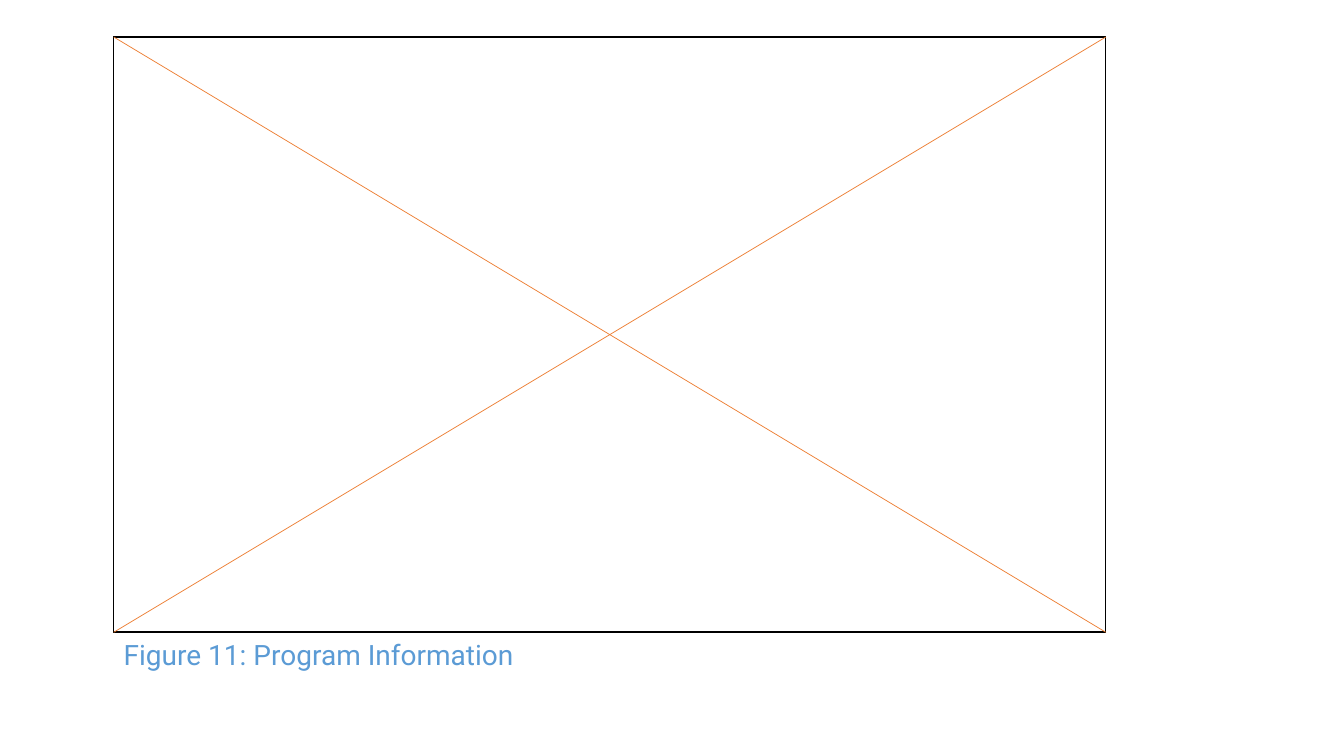
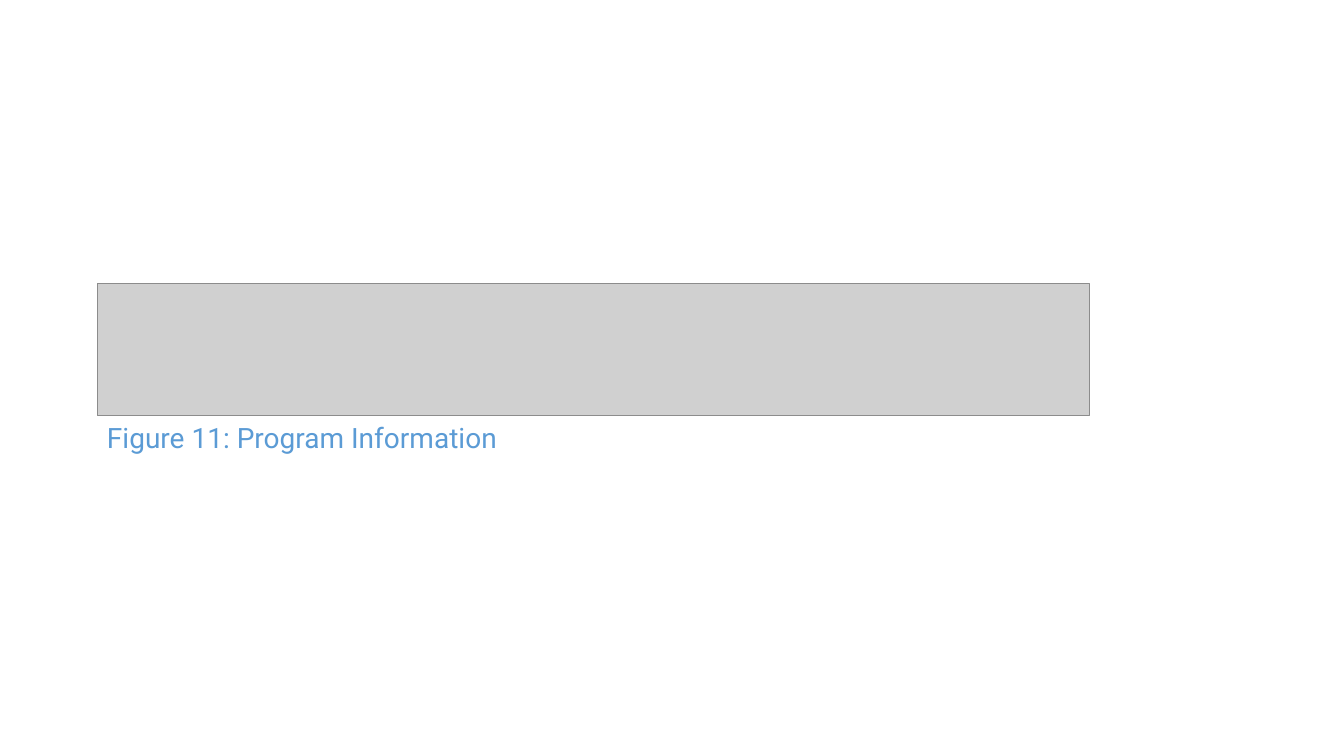
Before and after one commit to CS2103AUG2016-W11-C1/main, a slide deck: slide 11 of doc/UserGuide.pptx. Drawn at 1344x756 pixels with LibreOffice and Linux fonts; fonts in the diff are those of the drawing; grey boxes stand for pictures. Boxes give left, top, right and bottom in pixels: in the first picture for what was removed or moved away, otherwise in the second. Text is boxed around its words. In the diff, an @@ line names an element or a change of style, - is before the commit and + after.

```diff
--- a/doc/UserGuide.pptx
+++ b/doc/UserGuide.pptx
@@ rectangle removed at box(114, 37, 1106, 633) @@
@@ line removed from (114, 37) to (1106, 632) @@
@@ line removed from (114, 632) to (1106, 37) @@
@@ picture added at box(97, 284, 1089, 416) @@
@@ text "Figure 11: Program Information": place and size @@
-text "Figure 11: Program Information" at box(124, 643, 514, 671)
+text "Figure 11: Program Information" at box(107, 426, 497, 454)
```
Also in this commit, not shown: 1 slide added, 3 other files.
